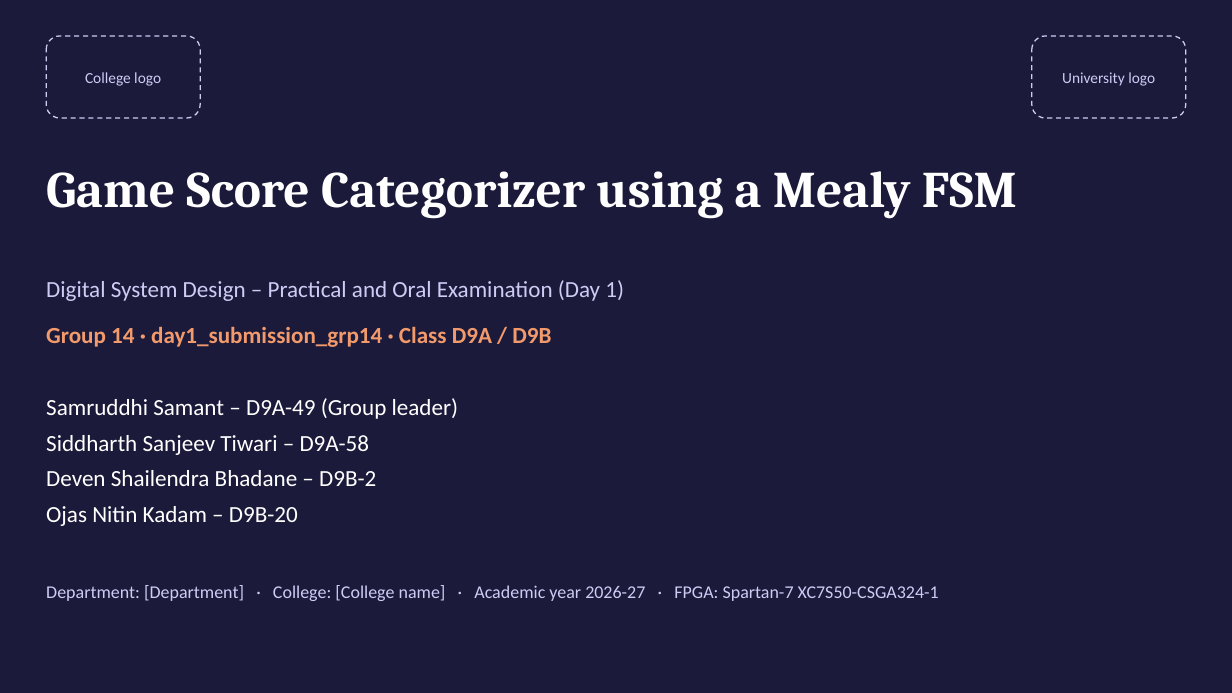
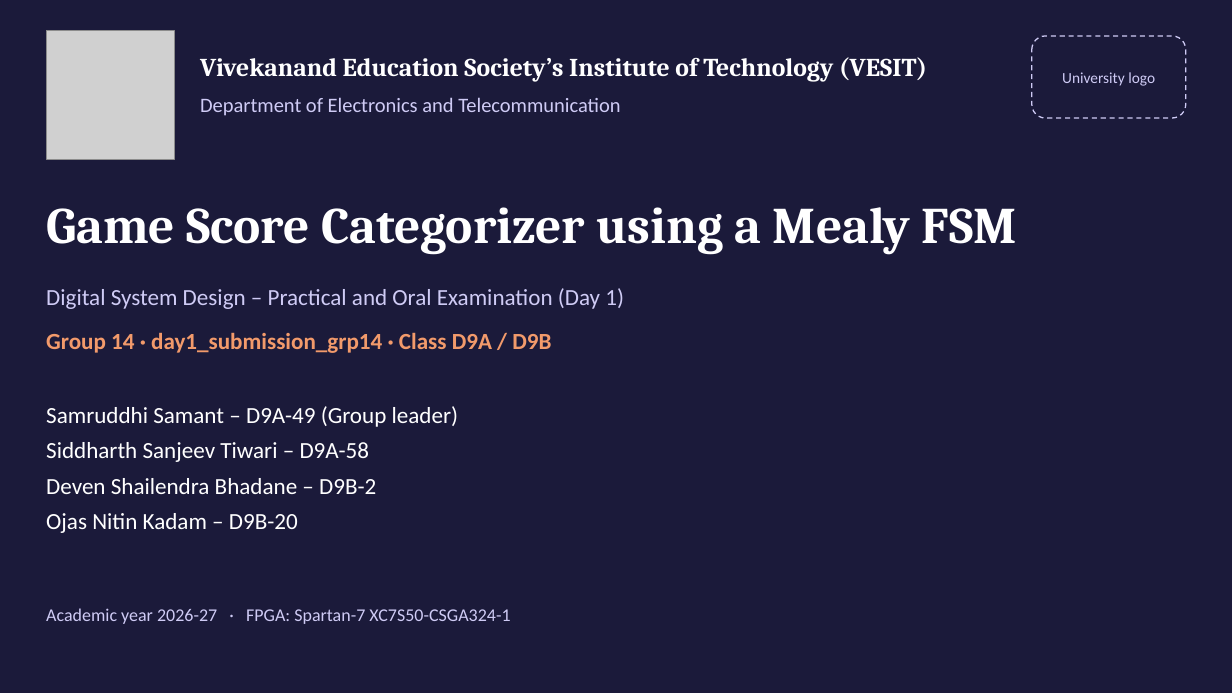
Before and after one commit to MrugendraVasmatkar/Digital_System_Design_Practical_2026_27_D9A_B, a slide deck: slide 1 of Group_Submissions/day1_submission_grp14/06_Presentation/Group14_DSD_Presentation.pptx. Drawn at 1232x693 pixels with LibreOffice and Linux fonts; fonts in the diff are those of the drawing; grey boxes stand for pictures. Boxes give left, top, right and bottom in pixels: in the first picture for what was removed or moved away, otherwise in the second. Text is boxed around its words. In the diff, an @@ line names an element or a change of style, - is before the commit and + after.

```diff
--- a/Group_Submissions/day1_submission_grp14/06_Presentation/Group14_DSD_Presentation.pptx
+++ b/Group_Submissions/day1_submission_grp14/06_Presentation/Group14_DSD_Presentation.pptx
@@ rounded rectangle removed at (x1=46, y1=36, x2=201, y2=118) @@
-College logo
@@ picture added at (x1=46, y1=30, x2=175, y2=159) @@
@@ text added at (x1=200, y1=57, x2=927, y2=82), 20 pt, text #FFFFFF, bold @@
+Vivekanand Education Society’s Institute of Technology (VESIT)
@@ text added at (x1=200, y1=97, x2=620, y2=116), 16 pt, text #CFCBF5 @@
+Department of Electronics and Telecommunication
@@ text "Game Score Categorizer using a ..." moved from (x1=46, y1=171, x2=1017, y2=219) to (x1=46, y1=207, x2=1017, y2=255) @@
@@ text "Digital System Design – Practical ..." moved from (x1=46, y1=280, x2=624, y2=301) to (x1=46, y1=288, x2=624, y2=309) @@
@@ text "Group 14 · day1_submission_grp14 · ..." moved from (x1=46, y1=326, x2=551, y2=347) to (x1=46, y1=332, x2=551, y2=353) @@
@@ text "Samruddhi Samant – D9A-49 (Group ..." moved from (x1=46, y1=398, x2=458, y2=526) to (x1=46, y1=406, x2=458, y2=533) @@
@@ text at (x1=46, y1=608, x2=510, y2=624): text changed @@
-Department: [Department] · College: [College name] · Academic year 2026-27 · FPGA: Spartan-7 XC7S50-CSGA324-1
+Academic year 2026-27 · FPGA: Spartan-7 XC7S50-CSGA324-1
```
Also in this commit, not shown: 3 other files.
